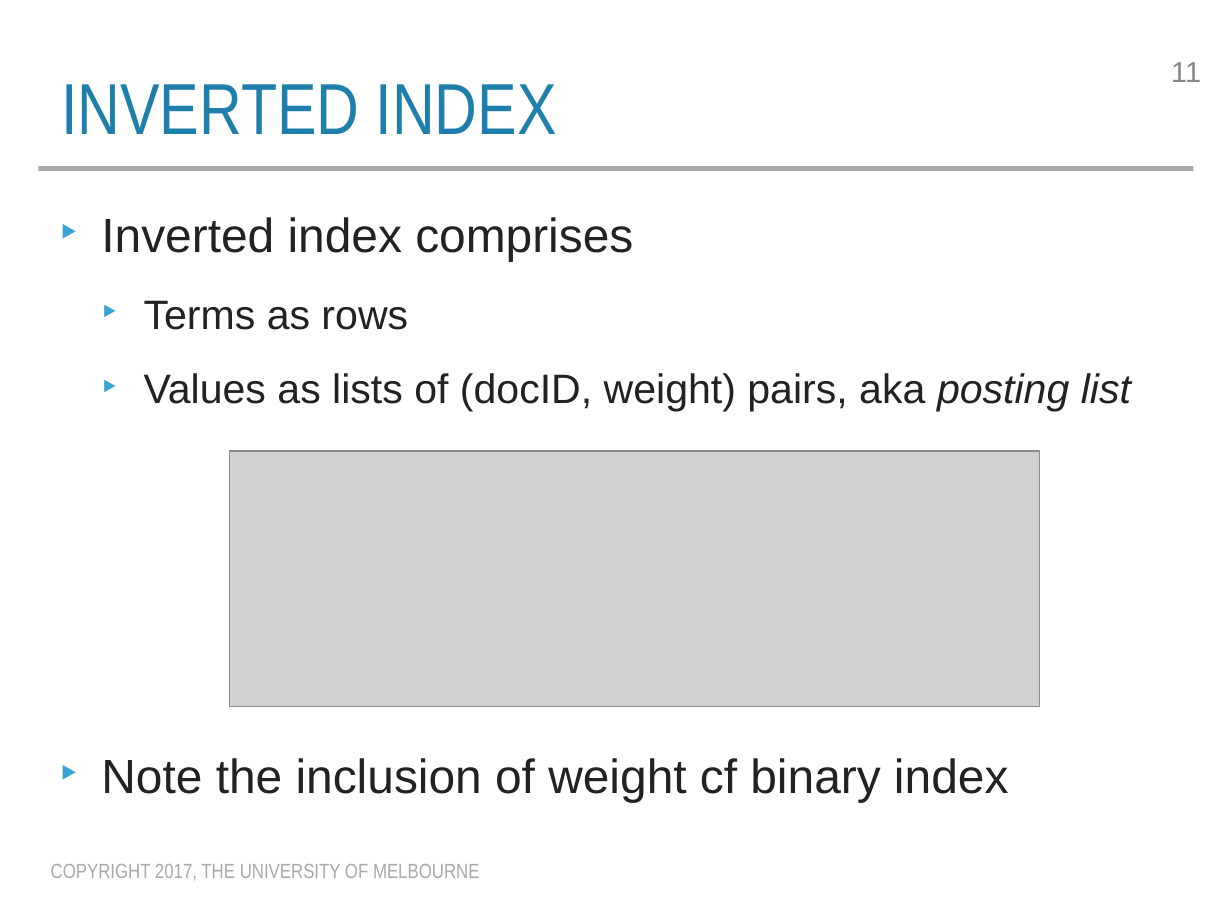
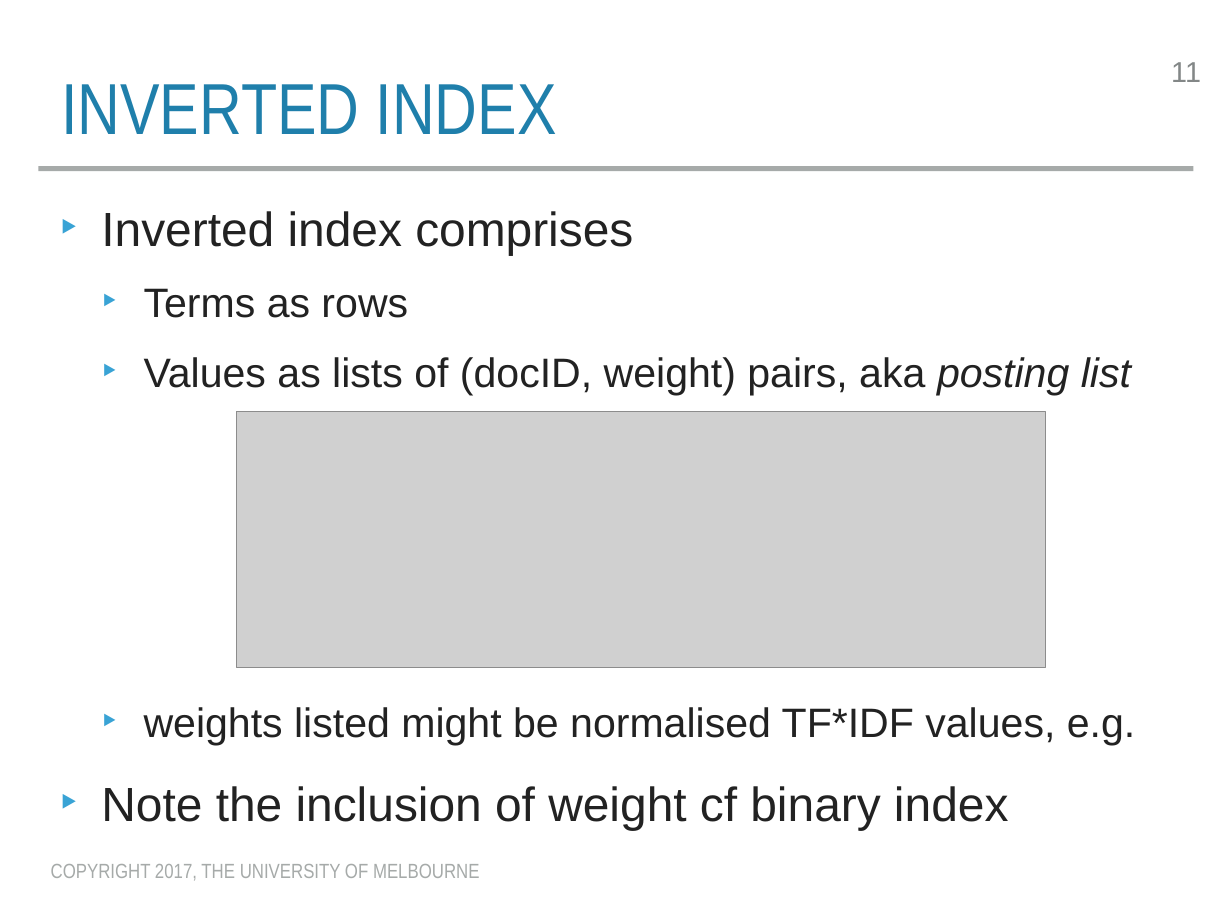
Before and after one commit to trevorcohn/comp90042, a slide deck: slide 11 of slides/WSTA_L16_vsm_eval.pptx. Drawn at 1232x924 pixels with LibreOffice and Linux fonts; fonts in the diff are those of the drawing; grey boxes stand for pictures. Boxes give left, top, right and bottom in pixels: in the first picture for what was removed or moved away, otherwise in the second. Text is boxed around its words. In the diff, an @@ line names an element or a change of style, - is before the commit and + after.

```diff
--- a/slides/WSTA_L16_vsm_eval.pptx
+++ b/slides/WSTA_L16_vsm_eval.pptx
@@ text at [101, 211, 1131, 830]: line spacing 1 to 0.9 @@
@@ picture: place and size @@
-picture at [230, 451, 1040, 706]
+picture at [237, 411, 1046, 667]
@@ text at [144, 707, 1135, 745]: paragraph added @@
+  ‣ weights listed might be normalised TF*IDF values, e.g.
```
Also in this commit, not shown: 7 other slides changed, 1 slide added, 4 other files.
